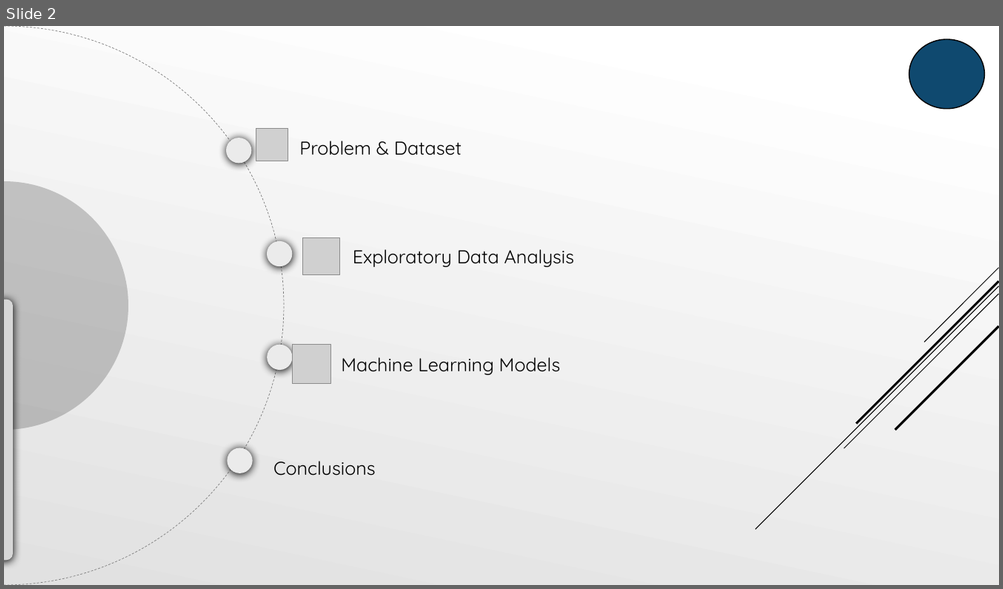
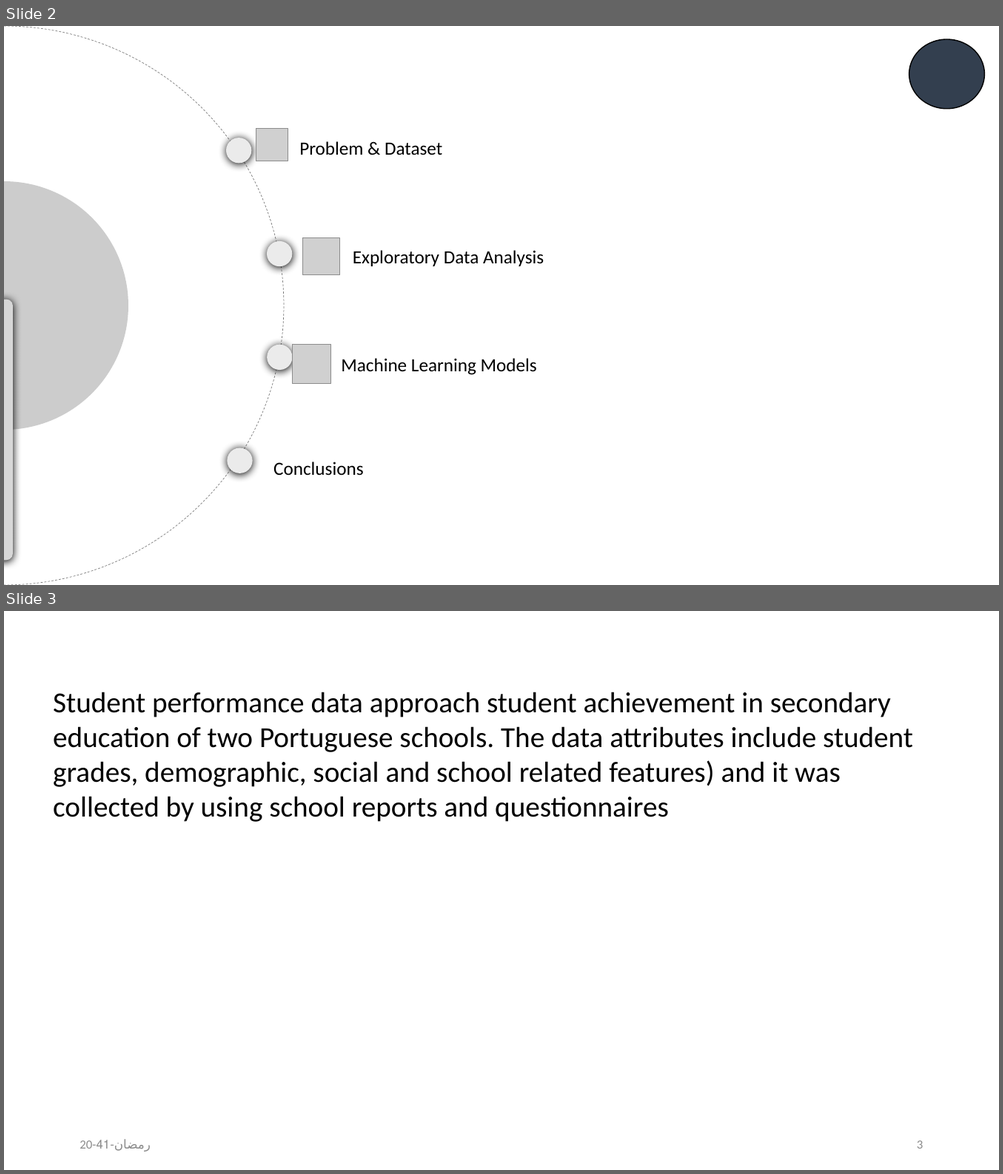
Before and after one commit to AdelAltuwaijri/StudentsPerformanceAnalysis, a slide deck: Student Performance Analysis Project.pptx. Shown one above the other, each under a label of ours: slide 2 before the commit, slides 2 and 3 after it. The pictures are 1003x589 and 1003x1174 pixels, drawn with LibreOffice and Linux fonts; fonts in the diff are those of the drawing; grey boxes stand for pictures. Boxes give left, top, right and bottom in pixels: in the first picture for what was removed or moved away, otherwise in the second. Text is boxed around its words. In the diff, an @@ line names an element or a change of style, - is before the commit and + after.

```diff
--- a/Student Performance Analysis Project.pptx
+++ b/Student Performance Analysis Project.pptx
@@ slide 3 added at <box>4,611,999,1170</box>, background #FFFFFF @@
@@ text added at <box>53,692,913,822</box>, 28 pt, text #000000 @@
+Student performance data approach student achievement in secondary education of two Portuguese schools. The data attributes include student grades, demographic, social and school related features) and it was collected by using school reports and questionnaires
@@ text added at <box>79,1139,151,1152</box>, 12 pt, text #8C8C8C @@
+20-رمضان-41
@@ page number added at <box>916,1141,922,1149</box>, 12 pt, text #8C8C8C @@
+3
@@ slide 2 changed as well @@
@@ background gradient #FFFFFF to #E1E1E1 to #FFFFFF @@
@@ arc (boxed as its full ellipse) at <box>4,26,284,585</box>: fill gradient #FFFFFF to #E1E1E1 to #FFFFFF @@
@@ ellipse at <box>909,39,984,109</box>: fill #0F496F to #333F50 @@
@@ group removed at <box>755,268,999,530</box>: 5 lines @@
@@ font Quicksand to Calibri in 4 elements at <box>299,141,442,156</box>, <box>353,250,543,266</box>, <box>341,358,537,375</box>, <box>273,462,363,476</box> @@
```
Also in this commit, not shown: 12 other slides changed, 6 other slides added, 1 slide removed, 7 other files.
